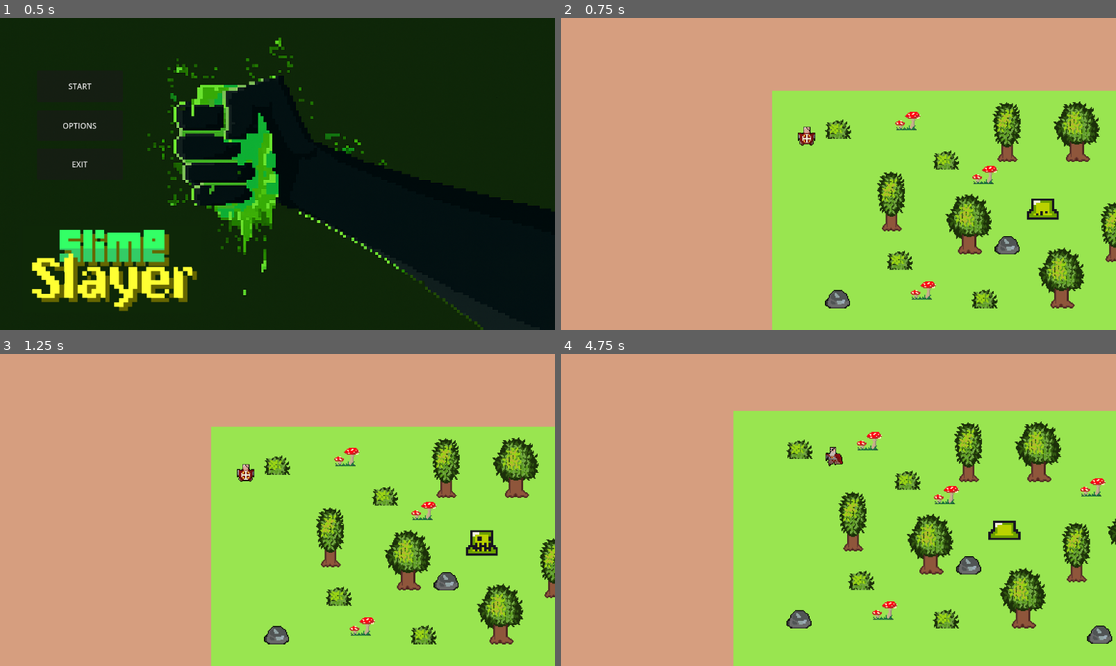
Above: before the commit, frames 1-4 (two rows, left to right).
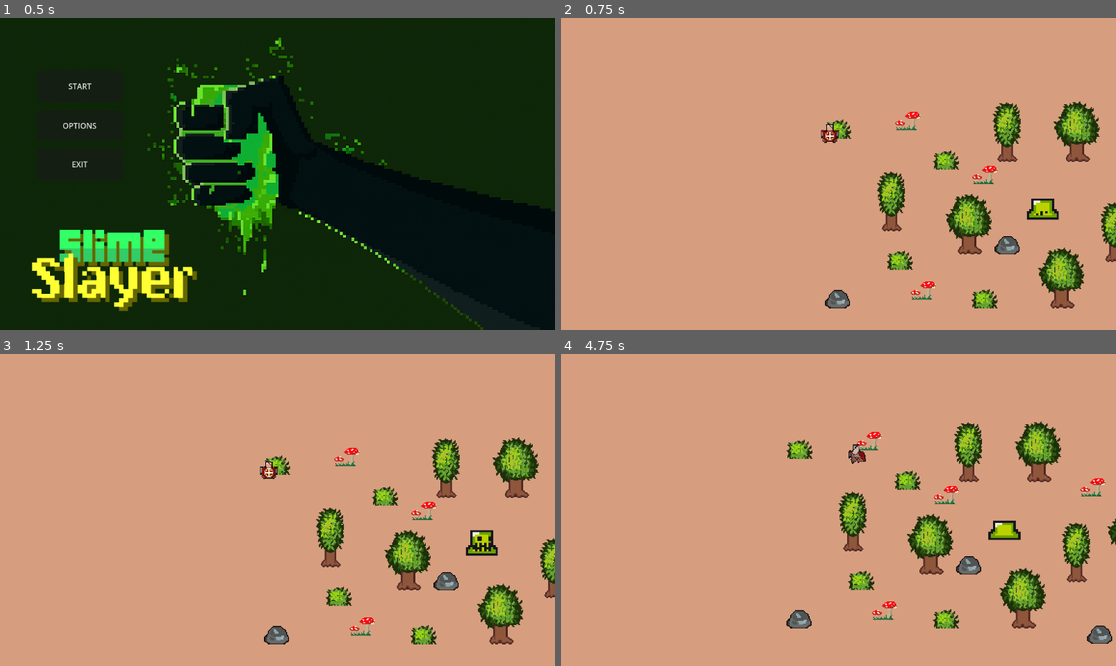
Above: after the commit, the same moments.

Repository: Denator04/Slime_Slayer_v2
Game: Godot game, scene res://Sceny/main_menu.tscn
Two runs of this game, one before a commit and one after it. Both use one fixed random seed, a clock stepped at 60 frames per second and the inputs below.
Inputs:
- Up to frame 1 (0.5 s): no input
- Up to frame 2 (0.75 s): click "START" at 0.5 s
- Up to frame 3 (1.25 s): no input
- Up to frame 4 (4.75 s): hold Right (ui_right) 1.28-2.03 s; hold Down (ui_down) 2.03-2.78 s; hold Right (ui_right) 2.78-3.53 s; hold Up (ui_up) 3.53-4.28 s; hold Left (ui_left) from 4.28 s (still down)

Frame 1 is identical in both runs. In frame 2, 41% of the frame differs, in the area x 38-100%, y 23-100%; in frame 3, 41%; in frame 4, 49%, in the area x 31-100%, y 18-100%.

Commit message:
y sort w połowie działający

Diff:
--- /dev/null
+++ b/Sceny/plansza.gd
@@ -0,0 +1,17 @@
+extends Node2D
+
+func _ready():
+	print("=== SCENE STRUCTURE ===")
+	print_all_nodes(self, 0)
+
+func print_all_nodes(node: Node, indent: int):
+	var indent_str = "  ".repeat(indent)
+	print(indent_str + node.name + " (" + node.get_class() + ")")
+
+	if node.has_method("get_z_index"):
+		print(indent_str + "  Z-index: " + str(node.get_z_index()))
+	if node.has_method("is_y_sort_enabled"):
+		print(indent_str + "  Y-sort: " + str(node.is_y_sort_enabled()))
+
+	for child in node.get_children():
+		print_all_nodes(child, indent + 1)
--- a/Sceny/plansza.tscn
+++ b/Sceny/plansza.tscn
@@ -473,71 +473,6 @@
 sources/0 = SubResource("TileSetAtlasSource_0gho1")
 sources/1 = SubResource("TileSetAtlasSource_lavbr")
 
-[sub_resource type="TileSetAtlasSource" id="TileSetAtlasSource_6xxrs"]
-texture = ExtResource("9_yifq5")
-0:0/size_in_atlas = Vector2i(4, 4)
-0:0/0 = 0
-0:0/0/texture_origin = Vector2i(0, 20)
-0:4/size_in_atlas = Vector2i(4, 4)
-0:4/0 = 0
-0:4/0/texture_origin = Vector2i(0, 20)
-0:4/0/y_sort_origin = -7
-0:8/size_in_atlas = Vector2i(4, 4)
-0:8/0 = 0
-0:8/0/texture_origin = Vector2i(0, 20)
-0:8/0/y_sort_origin = -7
-0:12/size_in_atlas = Vector2i(4, 4)
-0:12/0 = 0
-0:12/0/texture_origin = Vector2i(0, 20)
-0:12/0/y_sort_origin = -7
-4:8/size_in_atlas = Vector2i(4, 8)
-4:8/0 = 0
-4:8/0/texture_origin = Vector2i(0, 52)
-4:8/0/y_sort_origin = -7
-4:0/size_in_atlas = Vector2i(4, 8)
-4:0/0 = 0
-4:0/0/texture_origin = Vector2i(0, 52)
-4:0/0/y_sort_origin = -7
-8:0/size_in_atlas = Vector2i(4, 8)
-8:0/0 = 0
-8:0/0/texture_origin = Vector2i(0, 52)
-8:0/0/y_sort_origin = -7
-8:8/size_in_atlas = Vector2i(4, 8)
-8:8/0 = 0
-8:8/0/texture_origin = Vector2i(0, 52)
-8:8/0/y_sort_origin = -7
-12:8/size_in_atlas = Vector2i(6, 8)
-12:8/0 = 0
-12:8/0/texture_origin = Vector2i(0, 52)
-12:8/0/y_sort_origin = -7
-12:0/size_in_atlas = Vector2i(6, 8)
-12:0/0 = 0
-12:0/0/texture_origin = Vector2i(0, 52)
-12:0/0/y_sort_origin = -7
-18:0/size_in_atlas = Vector2i(6, 8)
-18:0/0 = 0
-18:0/0/texture_origin = Vector2i(0, 52)
-18:0/0/y_sort_origin = -7
-18:8/size_in_atlas = Vector2i(6, 8)
-18:8/0 = 0
-18:8/0/texture_origin = Vector2i(0, 52)
-18:8/0/y_sort_origin = -7
-24:8/size_in_atlas = Vector2i(4, 4)
-24:8/0 = 0
-24:8/0/texture_origin = Vector2i(0, 20)
-24:8/0/y_sort_origin = -7
-24:4/size_in_atlas = Vector2i(4, 4)
-24:4/0 = 0
-24:4/0/texture_origin = Vector2i(0, 20)
-24:4/0/y_sort_origin = -7
-24:0/size_in_atlas = Vector2i(4, 4)
-24:0/0 = 0
-24:0/0/texture_origin = Vector2i(0, 20)
-24:0/0/y_sort_origin = -7
-
-[sub_resource type="TileSet" id="TileSet_gkkir"]
-sources/0 = SubResource("TileSetAtlasSource_6xxrs")
-
 [sub_resource type="TileSetAtlasSource" id="TileSetAtlasSource_i38sm"]
 texture = ExtResource("6_xnf3k")
 0:0/0 = 0
@@ -582,6 +517,57 @@
 [sub_resource type="TileSet" id="TileSet_mc0xt"]
 sources/0 = SubResource("TileSetAtlasSource_i38sm")
 
+[sub_resource type="TileSetAtlasSource" id="TileSetAtlasSource_6xxrs"]
+texture = ExtResource("9_yifq5")
+0:0/size_in_atlas = Vector2i(4, 4)
+0:0/0 = 0
+0:0/0/texture_origin = Vector2i(0, 20)
+0:4/size_in_atlas = Vector2i(4, 4)
+0:4/0 = 0
+0:4/0/texture_origin = Vector2i(0, 20)
+0:8/size_in_atlas = Vector2i(4, 4)
+0:8/0 = 0
+0:8/0/texture_origin = Vector2i(0, 20)
+0:12/size_in_atlas = Vector2i(4, 4)
+0:12/0 = 0
+0:12/0/texture_origin = Vector2i(0, 20)
+4:8/size_in_atlas = Vector2i(4, 8)
+4:8/0 = 0
+4:8/0/texture_origin = Vector2i(0, 52)
+4:0/size_in_atlas = Vector2i(4, 8)
+4:0/0 = 0
+4:0/0/texture_origin = Vector2i(0, 52)
+8:0/size_in_atlas = Vector2i(4, 8)
+8:0/0 = 0
+8:0/0/texture_origin = Vector2i(0, 52)
+8:8/size_in_atlas = Vector2i(4, 8)
+8:8/0 = 0
+8:8/0/texture_origin = Vector2i(0, 52)
+12:8/size_in_atlas = Vector2i(6, 8)
+12:8/0 = 0
+12:8/0/texture_origin = Vector2i(0, 52)
+12:0/size_in_atlas = Vector2i(6, 8)
+12:0/0 = 0
+12:0/0/texture_origin = Vector2i(0, 52)
+18:0/size_in_atlas = Vector2i(6, 8)
+18:0/0 = 0
+18:0/0/texture_origin = Vector2i(0, 52)
+18:8/size_in_atlas = Vector2i(6, 8)
+18:8/0 = 0
+18:8/0/texture_origin = Vector2i(0, 52)
+24:8/size_in_atlas = Vector2i(4, 4)
+24:8/0 = 0
+24:8/0/texture_origin = Vector2i(0, 20)
+24:4/size_in_atlas = Vector2i(4, 4)
+24:4/0 = 0
+24:4/0/texture_origin = Vector2i(0, 20)
+24:0/size_in_atlas = Vector2i(4, 4)
+24:0/0 = 0
+24:0/0/texture_origin = Vector2i(0, 20)
+
+[sub_resource type="TileSet" id="TileSet_gkkir"]
+sources/0 = SubResource("TileSetAtlasSource_6xxrs")
+
 [sub_resource type="AtlasTexture" id="AtlasTexture_34uqp"]
 atlas = ExtResource("3_of0av")
 region = Rect2(0, 0, 24, 24)
@@ -659,7 +645,6 @@
 size = Vector2(62.75, 37)
 
 [node name="Plansza" type="Node2D"]
-y_sort_enabled = true
 
 [node name="y sorting" type="Node2D" parent="."]
 y_sort_enabled = true
@@ -673,6 +658,7 @@
 movement_speed = 130.0
 
 [node name="spriteOffset" type="Node2D" parent="y sorting/Player"]
+y_sort_enabled = true
 position = Vector2(-3, -4)
 
 [node name="AnimationPlayer" type="AnimationPlayer" parent="y sorting/Player/spriteOffset"]
@@ -686,9 +672,10 @@
 anim_player = NodePath("../AnimationPlayer")
 
 [node name="visualOffset" type="Node2D" parent="y sorting/Player/spriteOffset"]
+y_sort_enabled = true
 
 [node name="AnimatedSprite2D" type="AnimatedSprite2D" parent="y sorting/Player/spriteOffset/visualOffset"]
-position = Vector2(2, 4)
+position = Vector2(50, -1)
 scale = Vector2(1.5195311, 1.5195311)
 sprite_frames = SubResource("SpriteFrames_hg2gi")
 animation = &"attack_side_B"
@@ -696,7 +683,8 @@
 offset = Vector2(6, 0)
 
 [node name="Player_Hitbox" type="CollisionShape2D" parent="y sorting/Player"]
-position = Vector2(9, -2.0000076)
+visible = false
+position = Vector2(59, -5)
 shape = SubResource("RectangleShape2D_gkkir")
 debug_color = Color(0, 0.56335086, 0.87526304, 0.41960785)
 
@@ -705,18 +693,24 @@
 drag_horizontal_enabled = true
 drag_vertical_enabled = true
 
-[node name="Ground" type="TileMapLayer" parent="y sorting"]
+[node name="World" type="Node2D" parent="y sorting"]
+visible = false
+y_sort_enabled = true
+
+[node name="Ground" type="TileMapLayer" parent="y sorting/World"]
+z_index = -1
 tile_map_data = PackedByteArray("AAAAAAAAAAACAAAAAAABAAAAAAACAAAAAAABAAEAAAACAAAAAAACAAEAAAACAAAAAAACAAIAAAACAAAAAAAAAA …(58672 unchanged characters)…
 tile_set = SubResource("TileSet_umpvy")
+
+[node name="Cliff" type="TileMapLayer" parent="y sorting/World"]
+z_index = 1
+tile_set = SubResource("TileSet_mc0xt")
 
 [node name="Przeszkody" type="TileMapLayer" parent="y sorting"]
 y_sort_enabled = true
 tile_map_data = PackedByteArray("AAAIAAUAAAAAAAAAAAAWAAkAAAAAAAAAAAA5AAYAAAAAAAAAAAAQABYAAAAAAAAAAAA0ABwAAAAAAAAAAAA7AB …(320 unchanged characters)…
 tile_set = SubResource("TileSet_gkkir")
 y_sort_origin = -4
-
-[node name="Cliff" type="TileMapLayer" parent="y sorting"]
-tile_set = SubResource("TileSet_mc0xt")
 
 [node name="Slime" type="CharacterBody2D" parent="."]
 script = ExtResource("3_w2waa")
--- /dev/null
+++ b/Sceny/y_sorting.gd
@@ -0,0 +1 @@
+extends Node2D
--- a/player.gd
+++ b/player.gd
@@ -77,12 +77,12 @@
 
 
 func _ready():
-	sprite.z_index = 10
 	player_stats()
-
+	z_index = 0
 
 func _physics_process(delta):
-
+	z_index = int(global_position.y)
+	sprite.z_index = int(global_position.y)
 	direction_depend()
 
 	if is_attacking:
@@ -91,8 +91,6 @@
 	if is_flipping:
 		move_and_slide()
 		return
-
-
 
 	character_direction.x = Input.get_axis("ui_left", "ui_right")
 	character_direction.y = Input.get_axis("ui_up", "ui_down")
Not shown, added: Sceny/plansza.gd.uid
Not shown, added: Sceny/y_sorting.gd.uid
Not shown, changed: soundtrack/muza walka.mp3.import
Not shown, changed: soundtrack/super muza.mp3.import
